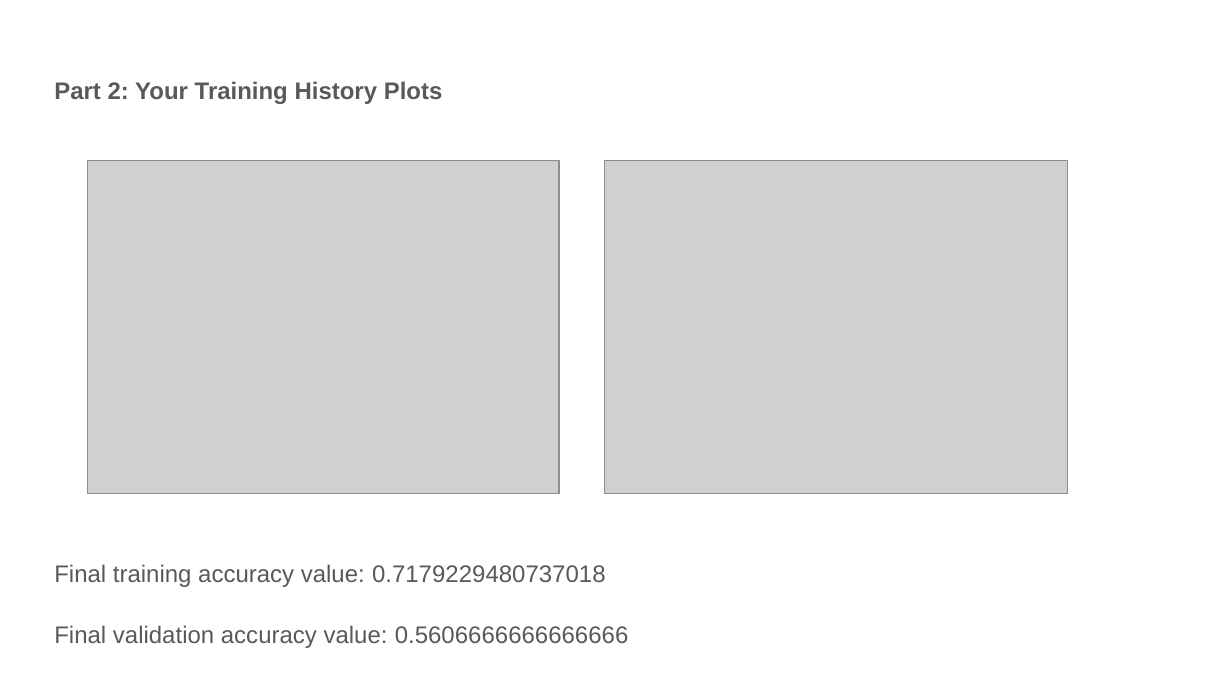
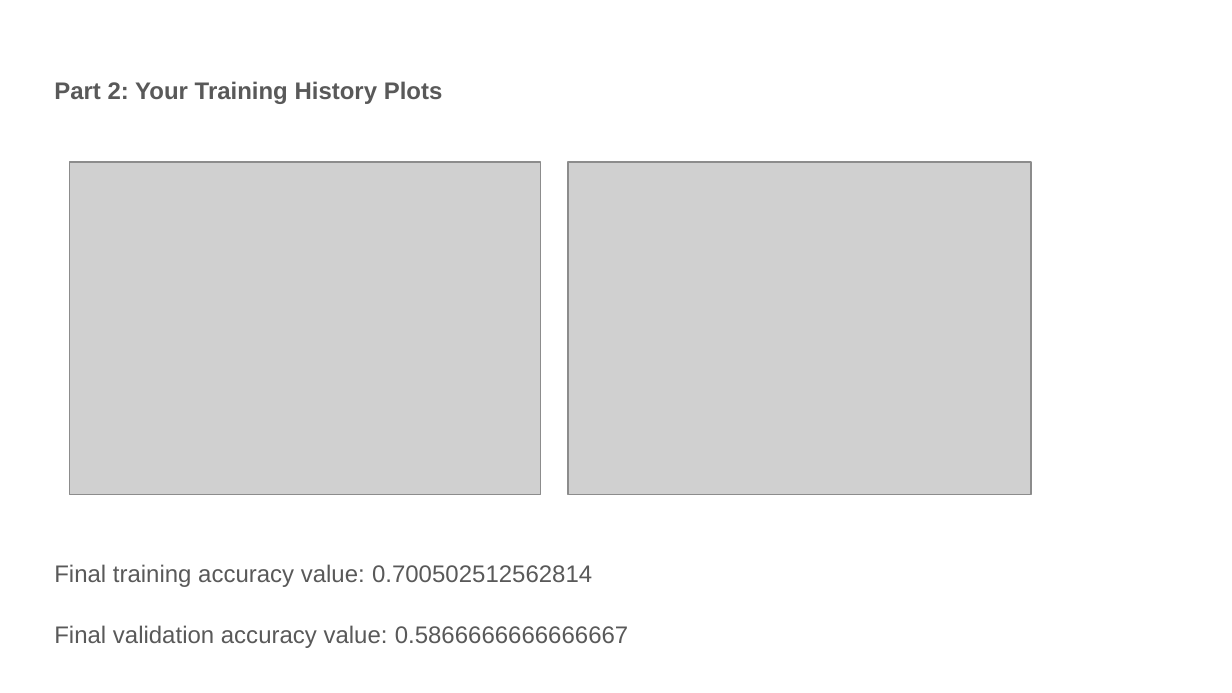
Before and after one commit to jielyugt/scene_recognition_deep, a slide deck: slide 5 of proj6_template.pptx. Drawn at 1232x693 pixels with LibreOffice and Linux fonts; fonts in the diff are those of the drawing; grey boxes stand for pictures. Boxes give left, top, right and bottom in pixels: in the first picture for what was removed or moved away, otherwise in the second. Text is boxed around its words. In the diff, an @@ line names an element or a change of style, - is before the commit and + after.

```diff
--- a/proj6_template.pptx
+++ b/proj6_template.pptx
@@ picture: place and size @@
-picture at (87,160,559,493)
+picture at (69,163,541,495)
@@ picture: place and size @@
-picture at (605,160,1068,493)
+picture at (568,163,1031,495)
@@ text at (54,564,628,648): text changed @@
-Final training accuracy value: 0.7179229480737018
-Final validation accuracy value: 0.5606666666666666
+Final training accuracy value: 0.700502512562814
+Final validation accuracy value: 0.5866666666666667
```
Also in this commit, not shown: 8 other slides changed, 1 slide added, 1 slide removed, 15 other files.
